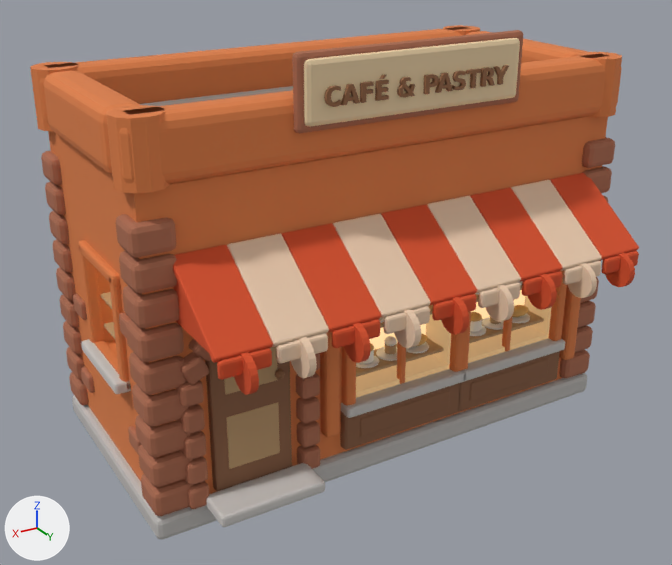
Before and after pictures for a commit that changed the glTF model assets/models/01-cafe-building/01-cafe-building.glb.
The view is the same before and after, from a camera (50 mm lens) standing at (3.61, 6.03, 4.14) and looking at (0.21, 0.36, 1.3). The lights are fixed; the arrows at lower left show +X, +Y and +Z. The older version comes first. Where no turn or scale is listed for an object, it has been applied to the vertices.
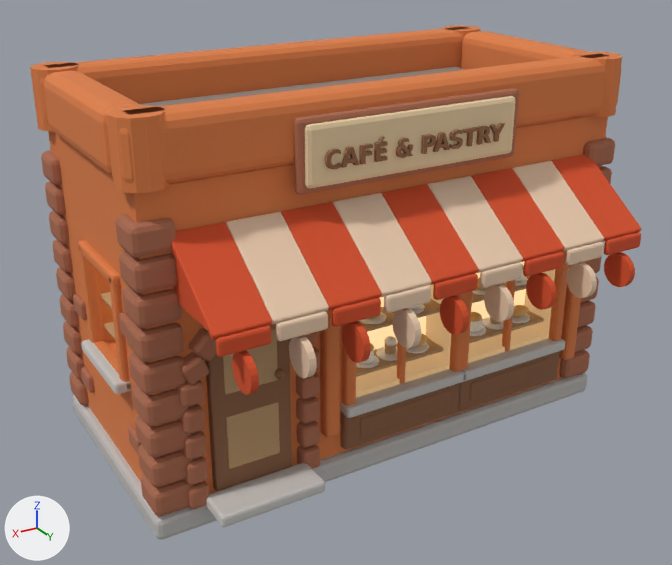
Boxes (x1, y1, x2, y2) around the edits, measured in the pictures (672 x 565 px):
'SignPlaque', moved
    before: (304, 38, 520, 127)
    after: (305, 96, 515, 189)
'AwningS8', moved
    before: (173, 245, 273, 363)
    after: (171, 222, 272, 340)
'AwningS7', moved
    before: (227, 234, 329, 347)
    after: (226, 212, 329, 324)
'AwningS6', moved
    before: (282, 223, 381, 332)
    after: (281, 202, 382, 310)
'SignBorder', moved
    before: (292, 30, 523, 134)
    after: (294, 88, 519, 195)
'AwningS5', moved
    before: (333, 214, 431, 318)
    after: (333, 193, 432, 297)
'AwningS4', moved
    before: (381, 204, 477, 305)
    after: (382, 184, 479, 285)
'AwningS3', moved
    before: (427, 196, 521, 293)
    after: (428, 176, 523, 273)
'AwningS2', moved
    before: (470, 188, 563, 282)
    after: (471, 168, 565, 262)
'AwningS1', moved
    before: (511, 180, 602, 271)
    after: (512, 161, 604, 251)
'AwningS0', moved
    before: (550, 173, 639, 260)
    after: (552, 154, 641, 241)
'SignText', moved
    before: (324, 65, 509, 107)
    after: (325, 123, 505, 169)
'Valance8', moved
    before: (217, 348, 272, 380)
    after: (216, 325, 271, 357)
'Valance7', moved
    before: (276, 333, 328, 363)
    after: (276, 311, 328, 341)
'Valance6', moved
    before: (332, 319, 380, 348)
    after: (332, 298, 381, 326)
'Valance5', moved
    before: (384, 306, 430, 334)
    after: (384, 285, 431, 313)
'Valance4', moved
    before: (432, 294, 477, 320)
    after: (433, 273, 478, 300)
'Valance3', moved
    before: (478, 282, 521, 308)
    after: (480, 262, 522, 288)
'AwningCap.001', moved
    before: (174, 281, 208, 352)
    after: (171, 250, 208, 331)
'Valance2', moved
    before: (522, 271, 562, 296)
    after: (523, 252, 564, 276)
'Valance1', moved
    before: (563, 261, 601, 285)
    after: (565, 242, 604, 265)
'Valance0', moved
    before: (601, 251, 639, 274)
    after: (604, 232, 641, 255)
'ParapetL', unchanged, uncovered by the edit
    before: (466, 31, 587, 63)
    after: (461, 31, 587, 69)

The edits, one by one:
Object 'SignPlaque' (ob_signplaque) moves from (0.0, 1.03, 2.95) to (0.0, 1.03, 2.55).
Object 'SignBorder' (ob_signborder) moves from (0.0, 1.015, 2.95) to (0.0, 1.015, 2.55).
Object 'SignText' (ob_signtext) moves from (0.0, 1.085, 2.94) to (0.0, 1.085, 2.54).
Object 'AwningS0' (ob_awnings0) moves from (-1.556, 1.24, 1.8) to (-1.556, 1.24, 1.95).
Object 'Valance0' (ob_valance0) moves from (-1.556, 1.56, 1.52) to (-1.556, 1.56, 1.67).
Object 'AwningS1' (ob_awnings1) moves from (-1.167, 1.24, 1.8) to (-1.167, 1.24, 1.95).
Object 'Valance1' (ob_valance1) moves from (-1.167, 1.56, 1.52) to (-1.167, 1.56, 1.67).
Object 'AwningS2' (ob_awnings2) moves from (-0.778, 1.24, 1.8) to (-0.778, 1.24, 1.95).
Object 'Valance2' (ob_valance2) moves from (-0.778, 1.56, 1.52) to (-0.778, 1.56, 1.67).
Object 'AwningS3' (ob_awnings3) moves from (-0.389, 1.24, 1.8) to (-0.389, 1.24, 1.95).
Object 'Valance3' (ob_valance3) moves from (-0.389, 1.56, 1.52) to (-0.389, 1.56, 1.67).
Object 'AwningS4' (ob_awnings4) moves from (0.0, 1.24, 1.8) to (0.0, 1.24, 1.95).
Object 'Valance4' (ob_valance4) moves from (0.0, 1.56, 1.52) to (0.0, 1.56, 1.67).
Object 'AwningS5' (ob_awnings5) moves from (0.389, 1.24, 1.8) to (0.389, 1.24, 1.95).
Object 'Valance5' (ob_valance5) moves from (0.389, 1.56, 1.52) to (0.389, 1.56, 1.67).
Object 'AwningS6' (ob_awnings6) moves from (0.778, 1.24, 1.8) to (0.778, 1.24, 1.95).
Object 'Valance6' (ob_valance6) moves from (0.778, 1.56, 1.52) to (0.778, 1.56, 1.67).
Object 'AwningS7' (ob_awnings7) moves from (1.167, 1.24, 1.8) to (1.167, 1.24, 1.95).
Object 'Valance7' (ob_valance7) moves from (1.167, 1.56, 1.52) to (1.167, 1.56, 1.67).
Object 'AwningS8' (ob_awnings8) moves from (1.556, 1.24, 1.8) to (1.556, 1.24, 1.95).
Object 'Valance8' (ob_valance8) moves from (1.556, 1.56, 1.52) to (1.556, 1.56, 1.67).
Object 'AwningCap.001' (ob_awningcap_001) moves from (0.0, 0.0, 0.0) to (0.0, 0.0, 0.15).
